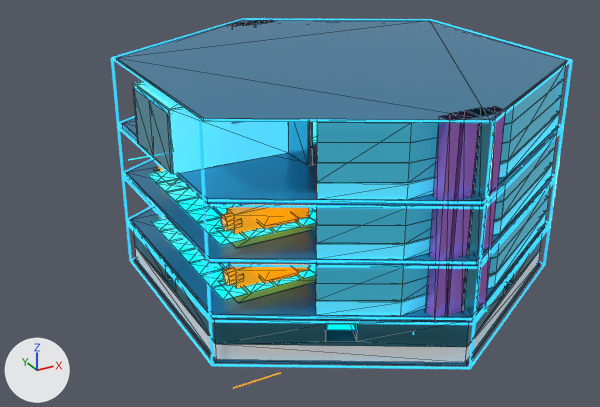
The glTF model assets/img/hangar/hangar-estructura.glb, before and after one commit.
The view is the same before and after, from a 50 mm camera at (-94.0, -152.6, 94.1) aimed at (-11.7, -2.9, 19.3). Lighting does not change. The marker at lower left points along +X, +Y and +Z. The older version comes first. Mesh edges are drawn as thin lines on the coarser meshes. Where no turn or scale is listed for an object, it has been applied to the vertices.

Script lines for the objects in view, before the commit:
```python
me_base_c0_mesh = bpy.data.meshes.new('BASE_C0_Mesh')
me_base_c0_mesh.from_pydata(...)  # a 6-sided cylinder along z spanning x -42.4..42.4, y -49.0..49.0, z 0.0..0.5
me_base_c0_mesh.materials.append(mat_mat_forjado_azul)  # blue #2784ad
me_cubierta_0_bloque_opaco_mesh = bpy.data.meshes.new('CUBIERTA_0_Bloque_Opaco_Mesh')
me_cubierta_0_bloque_opaco_mesh.from_pydata(...)  # a 6-sided cylinder along z spanning x -42.1..42.1, y -48.6..48.6, z 0.5..4.0
me_cubierta_0_bloque_opaco_mesh.materials.append(mat_mat_cubierta_0_amarillo_negro)  # white #ffffff
me_cubo_234 = bpy.data.meshes.new('Cubo.234')
me_cubo_234.from_pydata(...)  # a box spanning x -0.5..0.5, y -4.5..4.5, z -6.0..6.0
me_cubo_234.materials.append(mat_mat_compuerta)  # cyan #6cc4dd
ob_base_c0 = bpy.data.objects.new('BASE_C0', me_base_c0_mesh)
ob_base_c0.location = (0.0, 0.0, 0.0)
ob_compuerta_interior_hoja_a_abierta = bpy.data.objects.new('COMPUERTA_INTERIOR_Hoja_A_Abierta', me_cubo_234)
ob_compuerta_interior_hoja_a_abierta.location = (-18.2, -14.5, 41.0)
ob_cubierta_0_bloque_opaco = bpy.data.objects.new('CUBIERTA_0_Bloque_Opaco', me_cubierta_0_bloque_opaco_mesh)
ob_cubierta_0_bloque_opaco.location = (0.0, 0.0, 0.0)
# also in view: 'CUBIERTA_SUPERIOR' at (0.0, 0.0, 49.8); 'SAURON_C3_01_Fuselaje' at (-27.0, -18.0, 26.3); 'Anillo_Z23_4' at (-21.7, -37.5, 23.0); 'NUCLEO_SUR_Ascensor_Pequeno_A' at (-5.0, -44.5, 30.0); 'SAURON_C2_01_Fuselaje' at (-27.0, -18.0, 14.3)
```
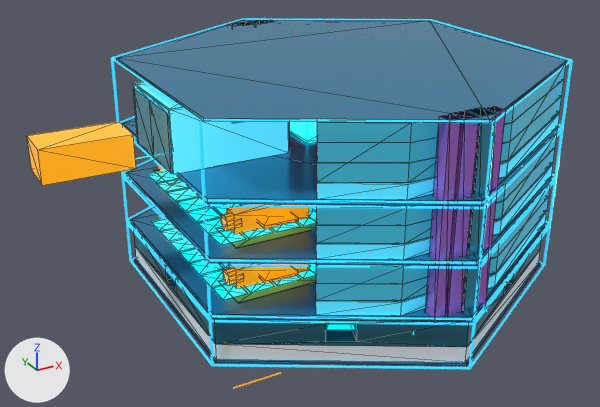
Changed parts and their boxes [x1, y1, x2, y2] in the pictures (600 x 407 px):
'ANIM_Lanzadera_Amarilla_18x9x7', added: after [27, 122, 136, 185]
'COMPUERTA_INTERIOR_Hoja_A_Abierta', moved (mostly hidden afterwards): before [288, 122, 313, 166]; after [289, 122, 290, 150]

Edits to the bpy script that builds the scene:
```text
Add me_cube:
    me_cube.from_pydata(...)  # a box spanning x -9.0..9.0, y -4.5..4.5, z -3.5..3.5
    me_cube.materials.append(mat_mat_sauron_amarillo)  # yellow #ffc430, glowing orange #cf7c00
Change ob_compuerta_interior_hoja_a_abierta:
    ob_compuerta_interior_hoja_a_abierta.location: (-18.2, -14.5, 41.0) -> (-18.2, -5.0, 41.0)
Add ob_anim_lanzadera_amarilla_18x9x7:
    ob_anim_lanzadera_amarilla_18x9x7 = bpy.data.objects.new('ANIM_Lanzadera_Amarilla_18x9x7', me_cube)
    ob_anim_lanzadera_amarilla_18x9x7.location = (-58.0, 0.0, 38.7)
```
